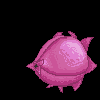
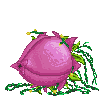
Layered file, before and after one edit (100 × 100). Changes by layer:
removed layer "bulbe" over <box>26,36,88,86</box>
added group "plantera07" with 4 layers above "plantera06" over <box>0,0,100,100</box>
added layer "tiges" (1st of 7, in "plantera07") in group "plantera07" over <box>26,29,74,94</box>
added layer "Calque 4 copie" in group "plantera07" over <box>10,31,85,95</box>
added layer "Calque 5 copie 2" (1st of 3, in "plantera07") in group "plantera07" over <box>5,42,99,96</box>
renamed "Layer 3" to "fleurs", moved it into group "plantera01", painted on it over <box>18,31,93,93</box>
removed layer "Layer 2" over <box>34,31,97,93</box>
hid "Layer 1" over <box>0,0,100,100</box>
hid "hornet" over <box>1,59,50,100</box>
